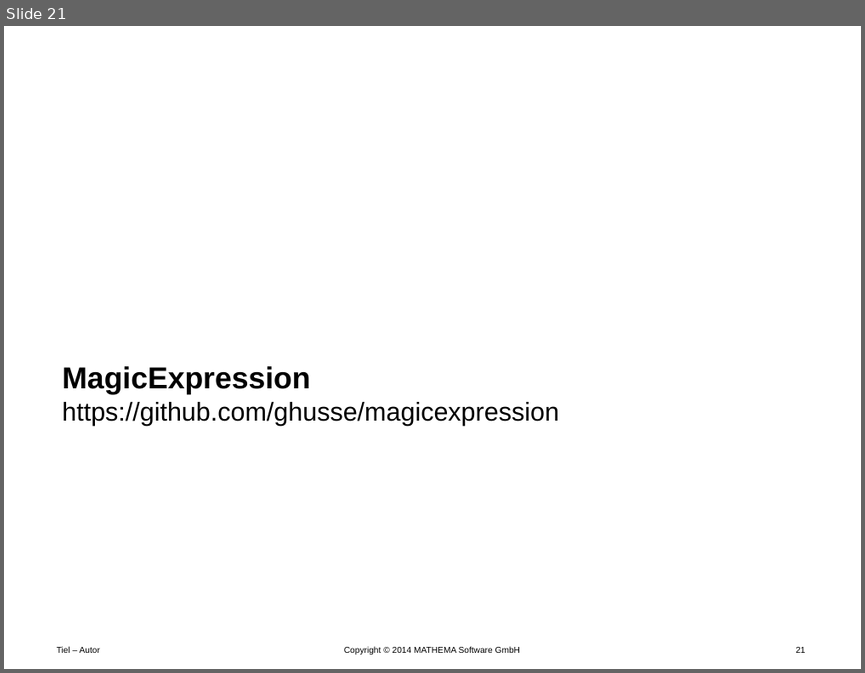
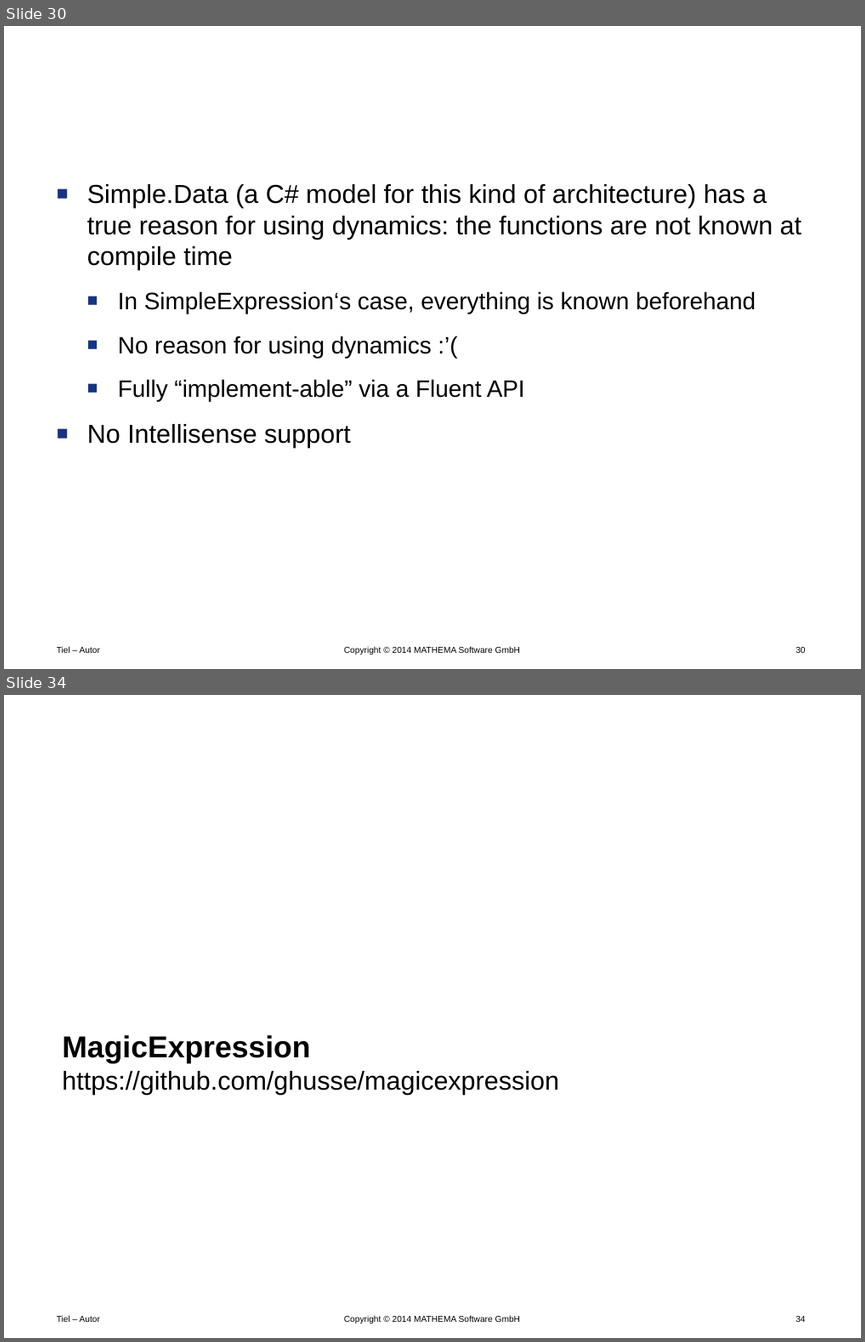
Before and after one commit to Timothep/Talk.LostInTranslation, a slide deck: LostInTranslation.pptx. Shown one above the other, each under a label of ours: slide 21 before the commit, slides 30 and 34 after it; the slides between them are not shown. The pictures are 865x673 and 865x1342 pixels, drawn with LibreOffice and Linux fonts; fonts in the diff are those of the drawing; background and template pictures are left out. Boxes give left, top, right and bottom in pixels: in the first picture for what was removed or moved away, otherwise in the second. Text is boxed around its words. In the diff, an @@ line names an element or a change of style, - is before the commit and + after.

Commit message:
On the road to MagicExpression

```diff
--- a/LostInTranslation.pptx
+++ b/LostInTranslation.pptx
@@ slide 30 added at (4,26,861,669), background #FFFFFF; not listed: 3 template elements that a slide beside it also shows @@
@@ title added at (250,63,806,107), 24 pt, text #FFFFFF, bold @@
+C# Dynamics
@@ text added at (87,184,801,448), 24 pt, text #000000 @@
+■ Simple.Data (a C# model for this kind of architecture) has a true reason for using dynamics: the functions are not known at compile time
+  ■ In SimpleExpression‘s case, everything is known beforehand
+  ■ No reason for using dynamics :’(
+  ■ Fully “implement-able” via a Fluent API
+■ No Intellisense support
@@ what was slide 21 is now slide 34 @@
@@ page number at (795,1315,805,1321): text changed @@
-21
+34
```
Also in this commit, not shown: 1 slide changed, 17 other slides added, 4 slides removed.
